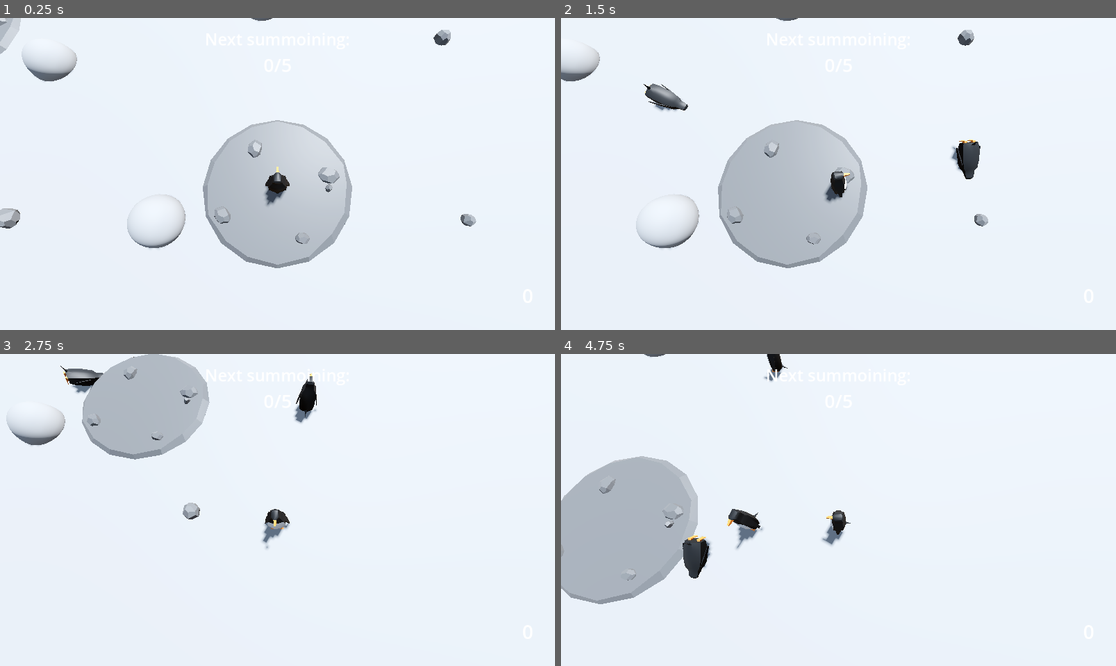
Above: before the commit, frames 1-4 (two rows, left to right).
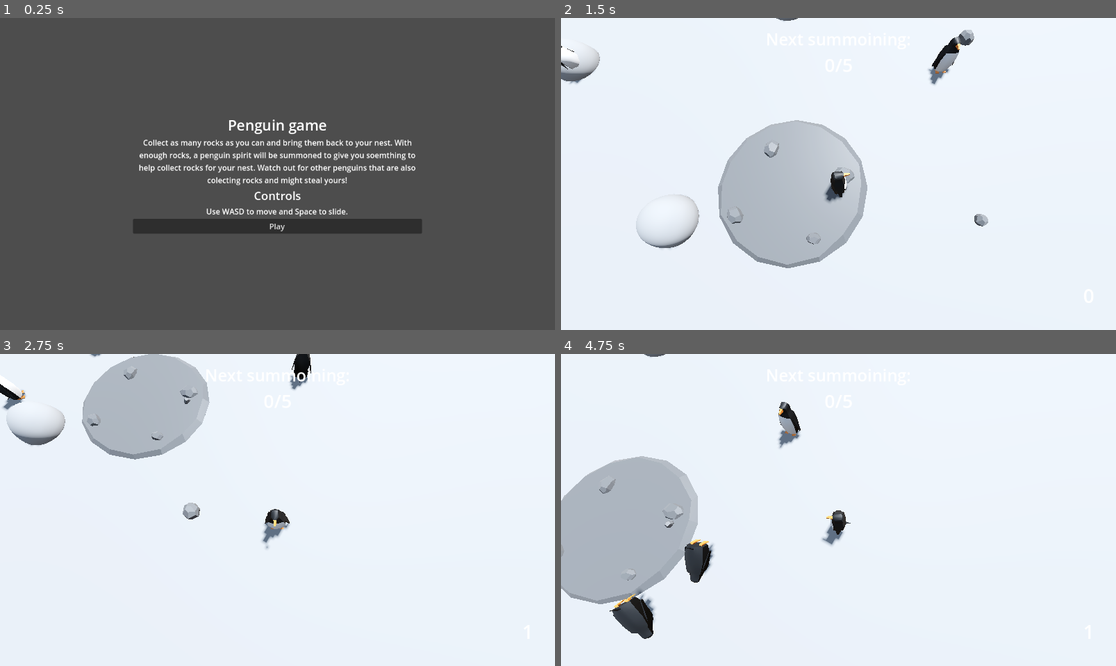
Above: after the commit, the same moments.

Repository: Edtg/Ludum-Dare-55
Game: Godot game, scene res://scenes/main.tscn
Two runs of this game, one before a commit and one after it. Both use one fixed random seed, a clock stepped at 60 frames per second and the inputs below.
Inputs (mouse positions are in pixels of both pictures, inside the frame that each line leads up to):
- Up to frame 1 (0.25 s): no input
- Up to frame 2 (1.5 s): click (838, 227) at 0.5 s, where only the run after the commit has a clickable "Play"; hold D (move_right) from 1.28 s (still down); tap Space (slide) at 1.35 s
- Up to frame 3 (2.75 s): release D (move_right) at 2.03 s; hold S (move_back) from 2.03 s (still down); tap Space (slide) at 2.1 s
- Up to frame 4 (4.75 s): release S (move_back) at 2.78 s; hold D (move_right) 2.78-3.53 s; tap Space (slide) at 2.85, 3.6, 4.35 s; hold W (move_forward) 3.53-4.28 s; hold A (move_left) from 4.28 s (still down)

The runs differ from the first frame. In frame 1, 99% of the frame differs, in the area x 0-100%, y 0-100%; in frame 2, 1.4%; in frame 3, 1.2%; in frame 4, 2.1%.

Commit message:
Added startup menu

Diff:
--- a/scenes/main.gd
+++ b/scenes/main.gd
@@ -8,8 +8,7 @@
 const PLAYER = preload("res://scenes/characters/player.tscn")
 const ENEMY = preload("res://scenes/characters/enemy.tscn")
 
-func _ready():
-	setup_map()
+@onready var start_menu = $StartMenu
 
 
 func setup_map():
@@ -31,3 +30,8 @@
 			new_map.add_child(enemy)
 
 		new_map.add_child(new_nest)
+
+
+func _on_start_button_pressed():
+	start_menu.hide()
+	setup_map()
--- a/scenes/main.tscn
+++ b/scenes/main.tscn
@@ -7,3 +7,51 @@
 script = ExtResource("1_xrfk6")
 map = ExtResource("1_mr7yk")
 nest_positions = Array[Vector3]([Vector3(3, 0, 3), Vector3(-5, 0, -1), Vector3(-8, 0, 4), Vector3(6, 0, -3)])
+
+[node name="StartMenu" type="CanvasLayer" parent="."]
+
+[node name="VBoxContainer" type="VBoxContainer" parent="StartMenu"]
+anchors_preset = 8
+anchor_left = 0.5
+anchor_top = 0.5
+anchor_right = 0.5
+anchor_bottom = 0.5
+offset_left = -300.0
+offset_top = -108.5
+offset_right = 300.0
+offset_bottom = 108.5
+grow_horizontal = 2
+grow_vertical = 2
+size_flags_horizontal = 4
+
+[node name="Label" type="Label" parent="StartMenu/VBoxContainer"]
+layout_mode = 2
+theme_override_font_sizes/font_size = 30
+text = "Penguin game"
+horizontal_alignment = 1
+
+[node name="Label4" type="Label" parent="StartMenu/VBoxContainer"]
+custom_minimum_size = Vector2(600, 0)
+layout_mode = 2
+text = "Collect as many rocks as you can and bring them back to your nest. With enough rocks, a penguin spirit will be summoned to give you soemthing to help collect rocks for your nest. Watch out for other penguins that are also colecting rocks and might steal yours!"
+horizontal_alignment = 1
+autowrap_mode = 3
+
+[node name="Label2" type="Label" parent="StartMenu/VBoxContainer"]
+layout_mode = 2
+theme_override_font_sizes/font_size = 24
+text = "Controls"
+horizontal_alignment = 1
+
+[node name="Label3" type="Label" parent="StartMenu/VBoxContainer"]
+custom_minimum_size = Vector2(600, 0)
+layout_mode = 2
+text = "Use WASD to move and Space to slide."
+horizontal_alignment = 1
+autowrap_mode = 3
+
+[node name="StartButton" type="Button" parent="StartMenu/VBoxContainer"]
+layout_mode = 2
+text = "Play"
+
+[connection signal="pressed" from="StartMenu/VBoxContainer/StartButton" to="." method="_on_start_button_pressed"]
